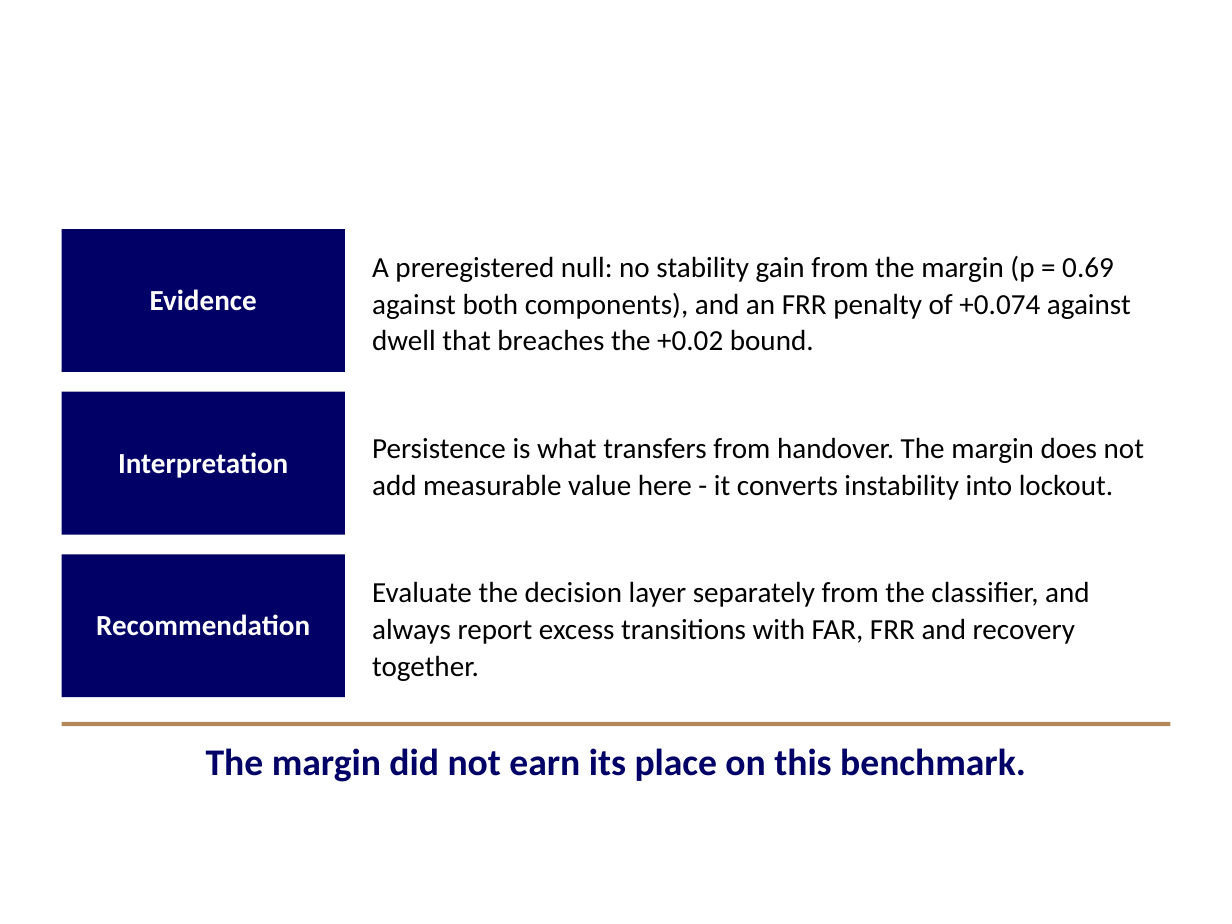
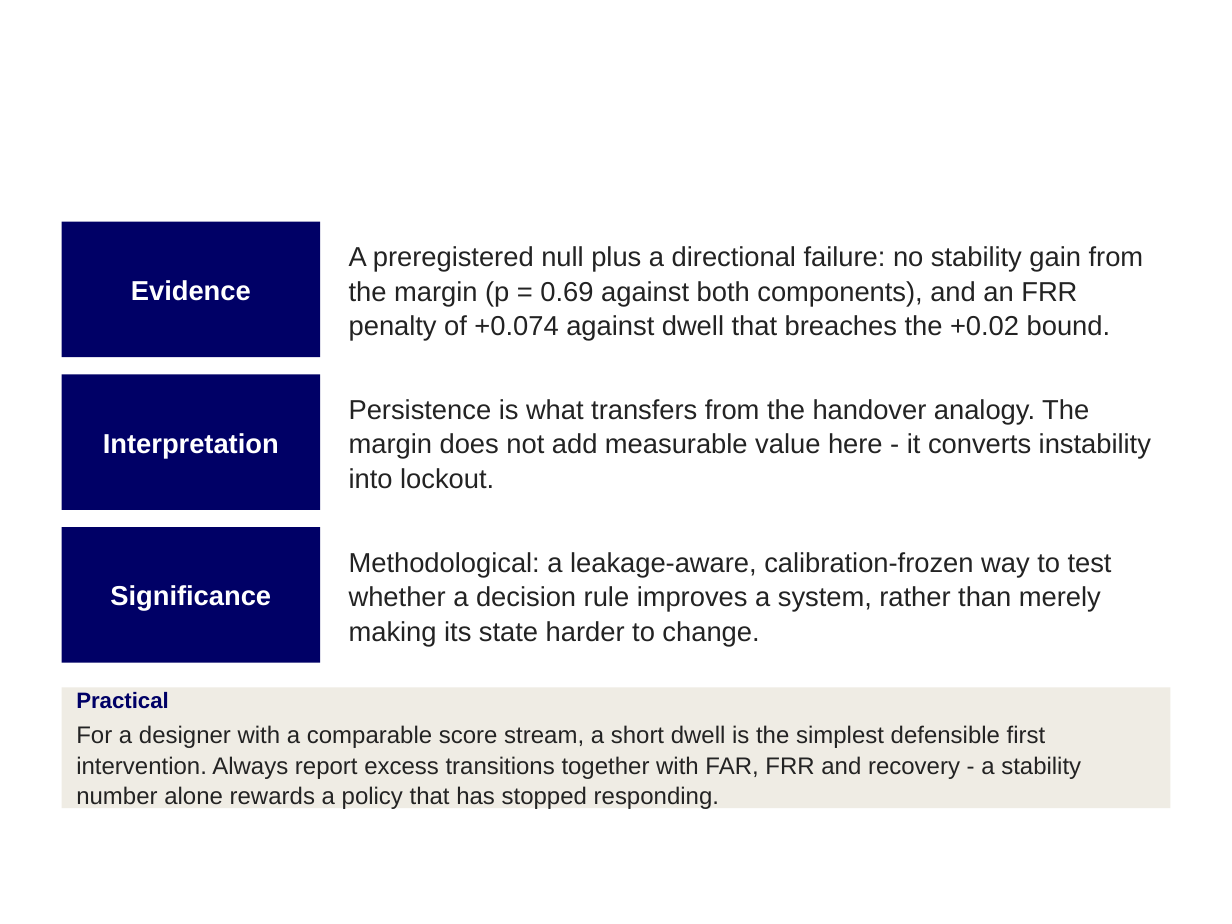
Before and after one commit to TerryBinful/contectAware, a slide deck: slide 10 of docs/Stage2/presentation/CSCD601_Viva_Presentation.pptx (slide 11 before the commit). Drawn at 1232x924 pixels with LibreOffice and Linux fonts; fonts in the diff are those of the drawing; background and template pictures are left out. Boxes give left, top, right and bottom in pixels: in the first picture for what was removed or moved away, otherwise in the second. Text is boxed around its words. In the diff, an @@ line names an element or a change of style, - is before the commit and + after.

```diff
--- a/docs/Stage2/presentation/CSCD601_Viva_Presentation.pptx
+++ b/docs/Stage2/presentation/CSCD601_Viva_Presentation.pptx
@@ rectangle "Evidence": place and size @@
-rectangle "Evidence" at <box>62,229,345,372</box>
+rectangle "Evidence" at <box>62,222,320,357</box>
@@ rectangle "Evidence" at <box>62,222,320,357</box>: size 17 to 16 pt, font Calibri to Arial; line spacing 0.95 to 1 @@
@@ text at <box>349,246,1144,341</box>: text changed; size 17 to 16 pt; font Calibri to Arial; text colour #000000 to #232323 @@
-A preregistered null: no stability gain from the margin (p = 0.69 against both components), and an FRR penalty of +0.074 against dwell that breaches the +0.02 bound.
+A preregistered null plus a directional failure: no stability gain from the margin (p = 0.69 against both components), and an FRR penalty of +0.074 against dwell that breaches the +0.02 bound.
@@ rectangle "Interpretation" at <box>62,375,320,510</box>: size 17 to 16 pt, font Calibri to Arial; line spacing 0.95 to 1 @@
@@ rectangle "Interpretation": place and size @@
-rectangle "Interpretation" at <box>62,392,345,535</box>
+rectangle "Interpretation" at <box>62,375,320,510</box>
@@ text at <box>349,399,1151,489</box>: text changed; size 17 to 16 pt; font Calibri to Arial; text colour #000000 to #232323 @@
-Persistence is what transfers from handover. The margin does not add measurable value here - it converts instability into lockout.
+Persistence is what transfers from the handover analogy. The margin does not add measurable value here - it converts instability into lockout.
@@ rectangle added at <box>62,527,320,663</box>, fill #000066, 16 pt, text #FFFFFF, bold @@
+Significance
@@ rectangle removed at <box>62,554,345,697</box> @@
-Recommendation
@@ text added at <box>349,552,1112,646</box>, 16 pt, text #232323 @@
+Methodological: a leakage-aware, calibration-frozen way to test whether a decision rule improves a system, rather than merely making its state harder to change.
@@ text removed at <box>372,581,1090,681</box> @@
-Evaluate the decision layer separately from the classifier, and always report excess transitions with FAR, FRR and recovery together.
@@ rectangle added at <box>62,687,1170,808</box>, fill #EFECE4, 14 pt, text #232323 @@
+Practical
+For a designer with a comparable score stream, a short dwell is the simplest defensible first intervention. Always report excess transitions together with FAR, FRR and recovery - a stability number alone rewards a policy that has stopped responding.
@@ rectangle removed at <box>62,722,1170,727</box> @@
@@ text removed at <box>206,748,1026,782</box> @@
-The margin did not earn its place on this benchmark.
```
Also in this commit, not shown: 4 other slides changed, 7 slides added, 6 slides removed, 7 other files.
